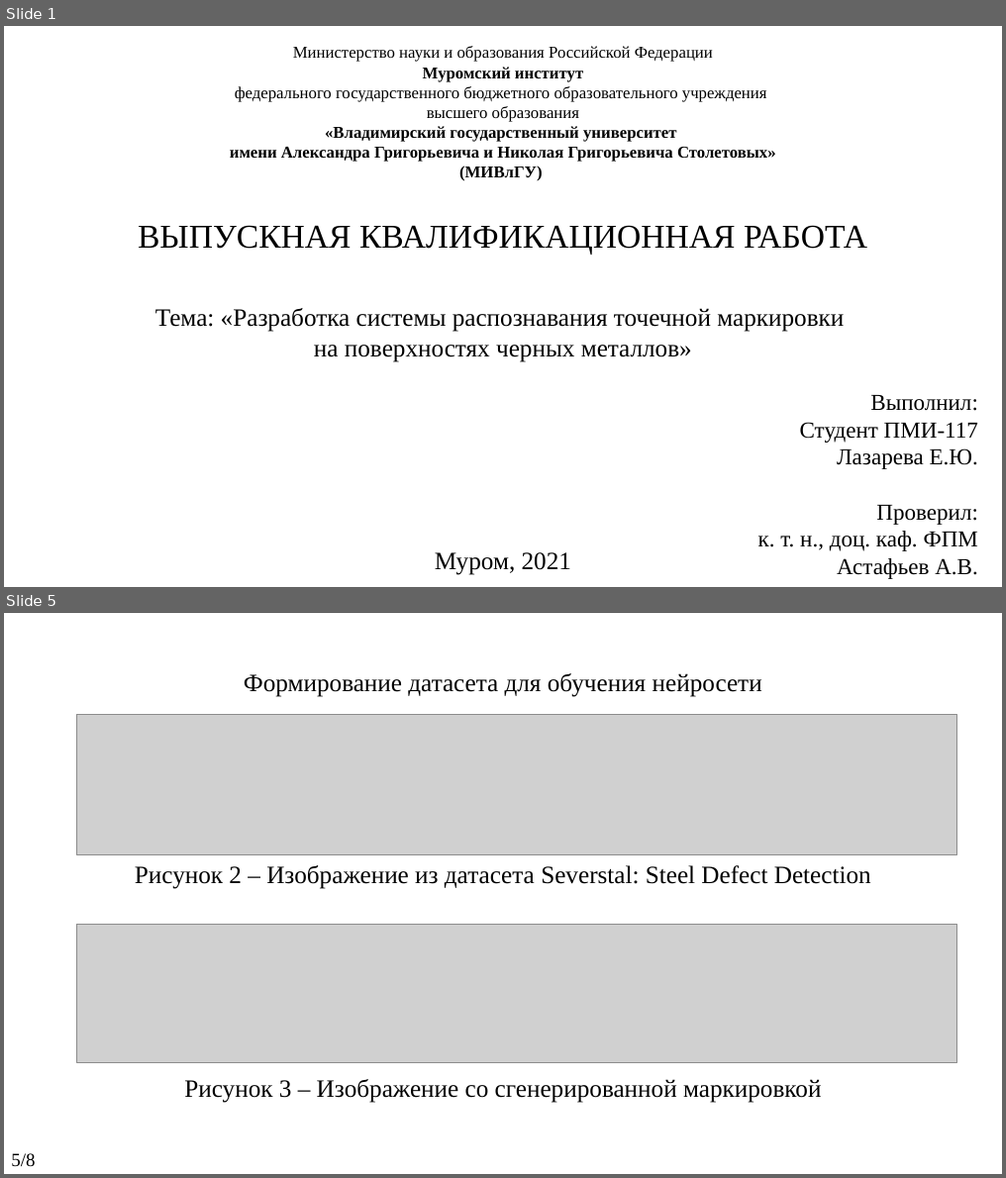
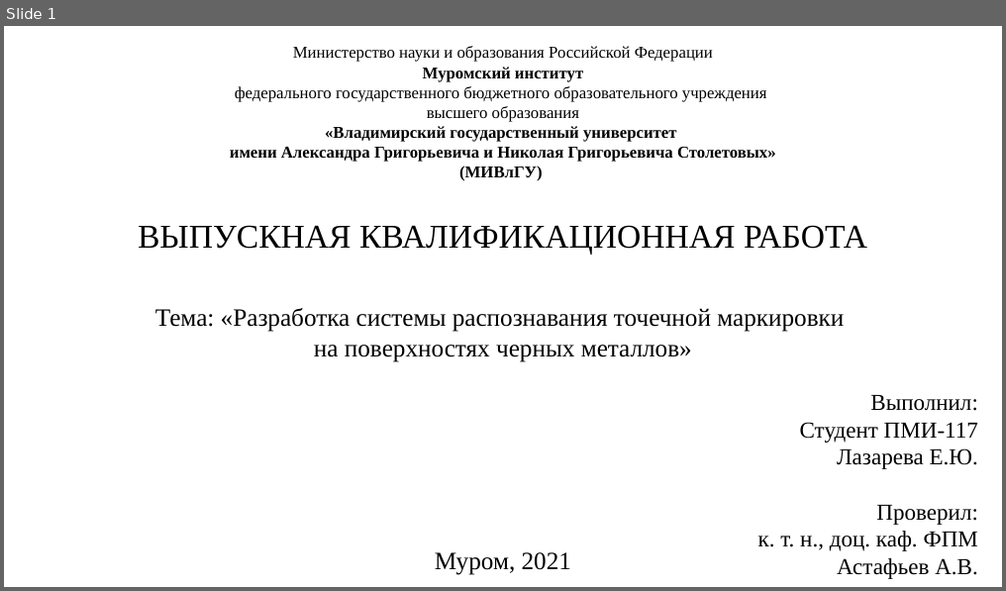
Before and after one commit to KanVull/Recognistion, a slide deck: ПЗ и Презентации/Презентация на ВКР.pptx. Shown one above the other, each under a label of ours: slides 1 and 5 before the commit, slide 1 after it; the slides between them are not shown. The pictures are 1006x1178 and 1006x591 pixels, drawn with LibreOffice and Linux fonts; fonts in the diff are those of the drawing; grey boxes stand for pictures. Boxes give left, top, right and bottom in pixels: in the first picture for what was removed or moved away, otherwise in the second. Text is boxed around its words. In the diff, an @@ line names an element or a change of style, - is before the commit and + after.

```diff
--- a/ПЗ и Презентации/Презентация на ВКР.pptx
+++ b/ПЗ и Презентации/Презентация на ВКР.pptx
@@ slide 5 removed at <box>4,613,1002,1174</box>, background #FFFFFF @@
@@ text removed at <box>244,673,762,697</box> @@
-Формирование датасета для обучения нейросети
@@ picture removed at <box>76,715,957,856</box> @@
@@ text removed at <box>135,865,871,889</box> @@
-Рисунок 2 – Изображение из датасета Severstal: Steel Defect Detection
@@ picture removed at <box>76,925,957,1062</box> @@
@@ text removed at <box>184,1079,821,1103</box> @@
-Рисунок 3 – Изображение со сгенерированной маркировкой
@@ text removed at <box>11,1154,35,1167</box> @@
-5/8
```
Also in this commit, not shown: 3 slides changed, 15 slides added, 3 other slides removed, 12 other files.
